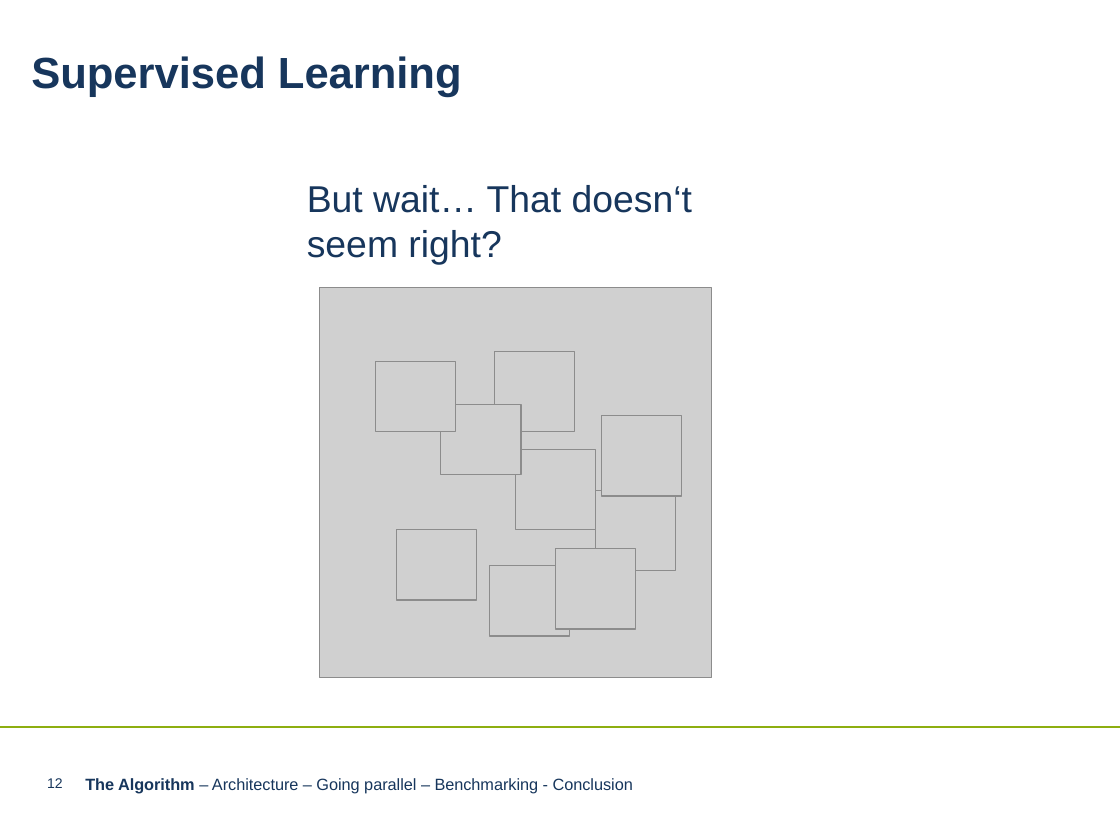
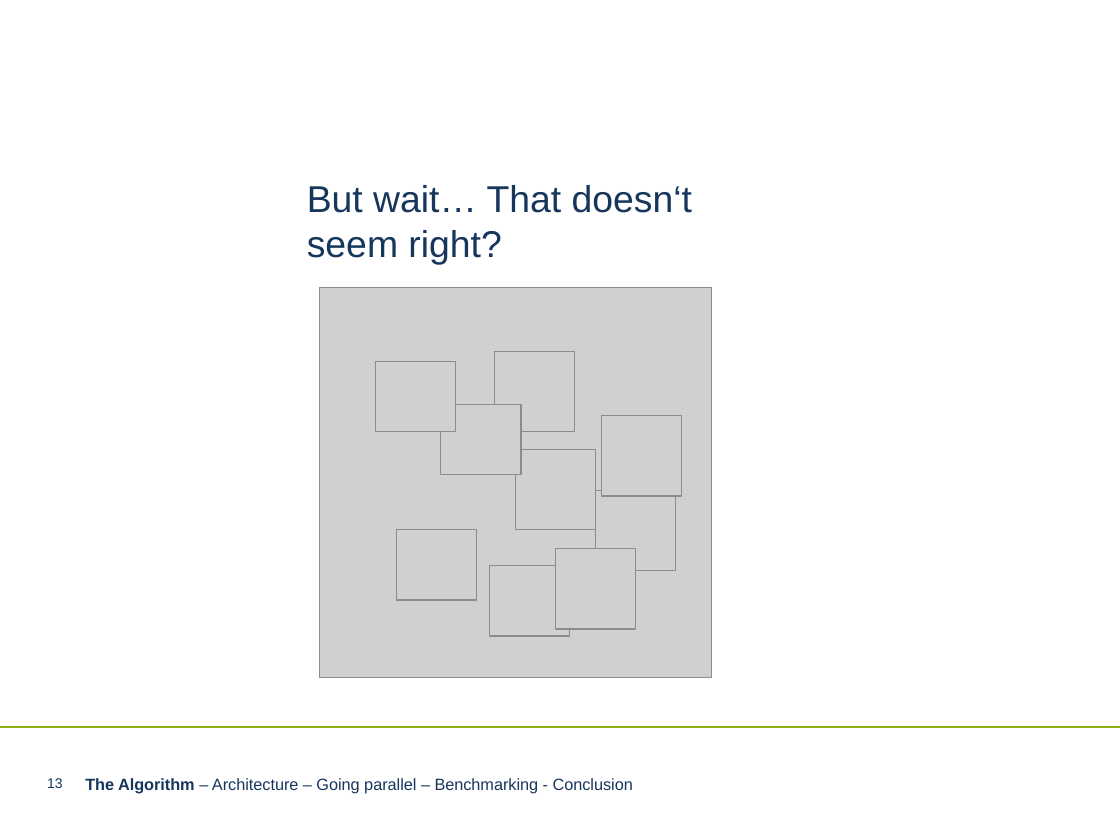
Before and after one commit to LnFlg/Perceptron, a slide deck: slide 13 of Perceptron Algorithm neueres PPT-Format.pptx (slide 12 before the commit). Drawn at 1120x840 pixels with LibreOffice and Linux fonts; fonts in the diff are those of the drawing; grey boxes stand for pictures; background and template pictures are left out. Boxes give left, top, right and bottom in pixels: in the first picture for what was removed or moved away, otherwise in the second. Text is boxed around its words. In the diff, an @@ line names an element or a change of style, - is before the commit and + after.

```diff
--- a/Perceptron Algorithm neueres PPT-Format.pptx
+++ b/Perceptron Algorithm neueres PPT-Format.pptx
@@ text removed at (31,56,462,97) @@
-Supervised Learning
@@ page number at (47,778,63,788): text changed @@
-12
+13
```
Also in this commit, not shown: 26 other slides changed, 4 slides added.
